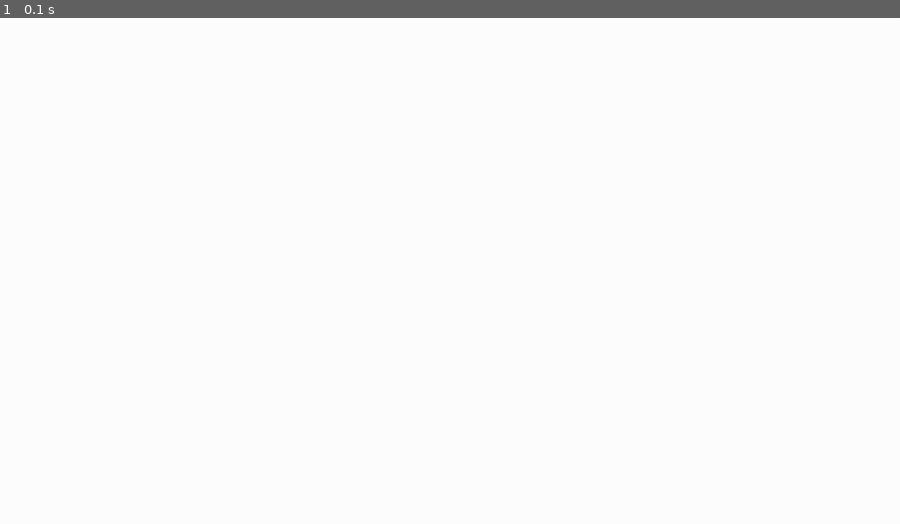
Above: before the commit, frame 1.
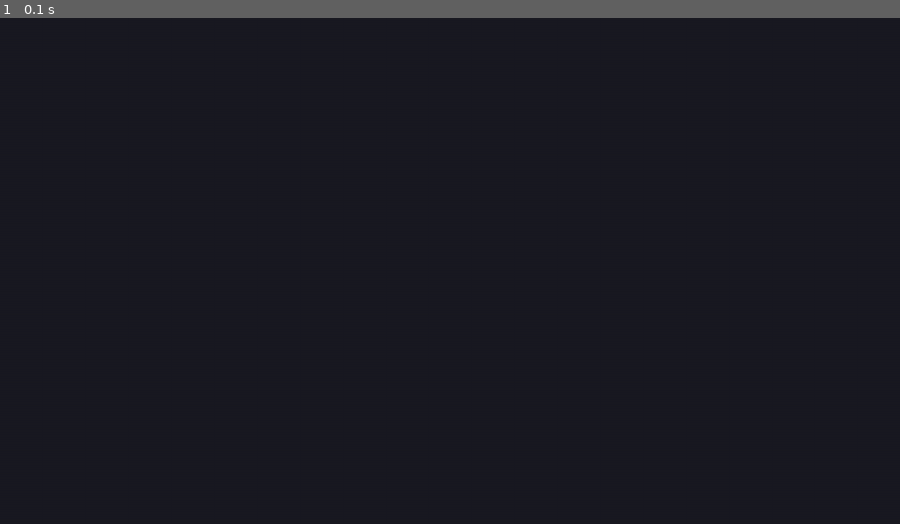
Above: after the commit, the same moment.

Repository: RealDTNG/SpaceInvaders
Game: pygame game, started from main.py
The game is run twice, just before and just after one commit, with the same random seed, the same clock (stepped at 60 frames per second) and the same inputs.
Inputs:
- Up to frame 1 (0.1 s): no input

The runs differ from the first frame. In frame 1, 100% of the frame differs, in the area x 0-100%, y 0-100%.

Commit message:
changed bg clr

Diff:
--- a/main.py
+++ b/main.py
@@ -8,6 +8,7 @@
   - exit btn
   - char sprites
   - plan layout/placement
+    > 900 x 1028 H
   - enemies+movement sequence
   - barriers
   - player
@@ -16,6 +17,7 @@
   - damage
   - win/lose
   - efx
+    > change icon
   - pause
   - menu
   - keybinds
@@ -40,8 +42,7 @@
 
 
 def display():
-    window.fill((255,255,255)) #White background
-
+    window.fill((26,26,34)) #Black background
 
 
 while True:
